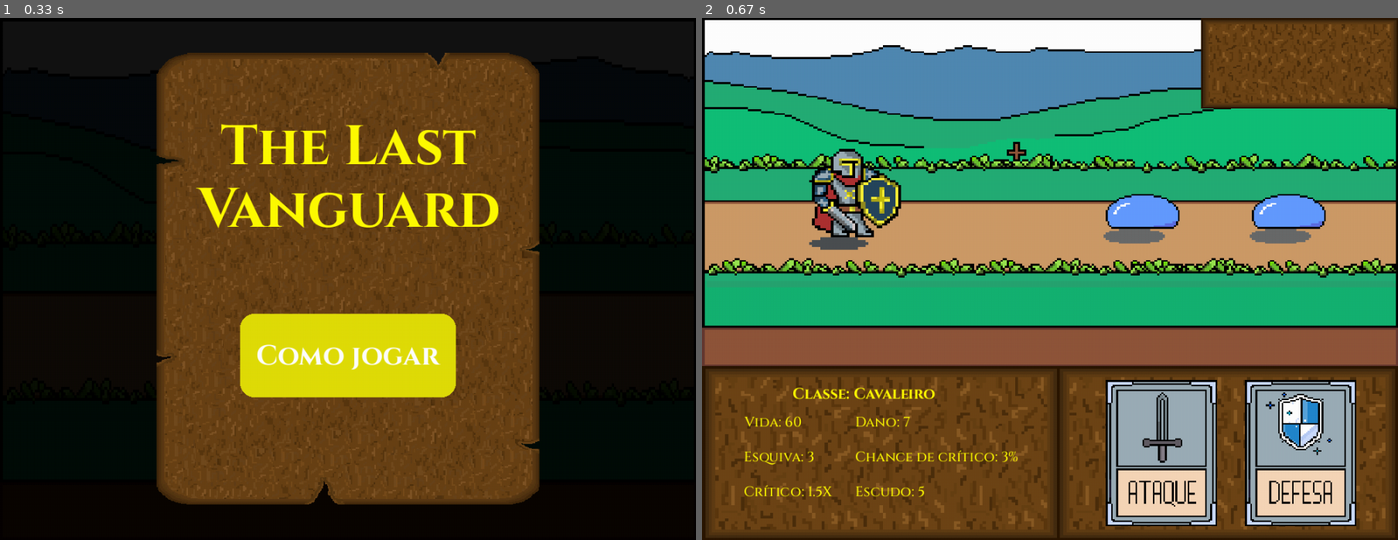
Above: before the commit, frames 1-2 (left to right).
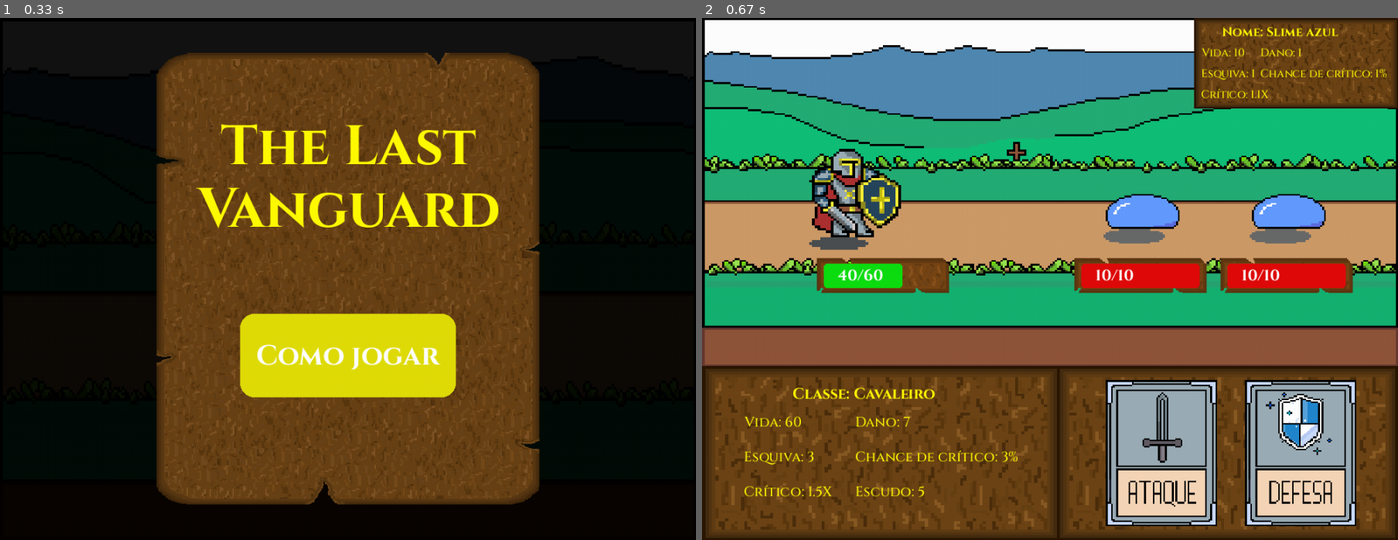
Above: after the commit, the same moments.

Repository: HenrykGabriel/Jogo-de-turno-Pygame
Game: pygame game, started from main.py
The game is run twice, just before and just after one commit, with the same random seed, the same clock (stepped at 60 frames per second) and the same inputs.
Inputs (mouse positions are in pixels of both pictures, inside the frame that each line leads up to):
- Up to frame 1 (0.33 s): no input
- Up to frame 2 (0.67 s): click (1050, 419) at 0.38 s

Frame 1 is identical in both runs. In frame 2, 5.0% of the frame differs, in the area x 16-99%, y 0-53%.

Commit message:
barra de vida dos personagens

Diff:
--- a/cavaleiro.py
+++ b/cavaleiro.py
@@ -8,7 +8,9 @@
 
         self.caminho_imagem = "assets/cavaleiro/Cavaleiro.png"
 
-        self.vida = 60
+        self.vida_maxima = 60
+
+        self.vida = self.vida_maxima
 
         self.dano = 7
 
--- a/combate.py
+++ b/combate.py
@@ -12,6 +12,7 @@
         self.texto_normal = self.fontes.texto_normal
         self.texto_pequeno = self.fontes.texto_pequeno
         self.texto_normal_bold = self.fontes.texto_normal_bold
+        self.texto_pequeno_bold = self.fontes.texto_pequeno_bold
 
         self.turno = "jogador"
 
@@ -36,18 +37,20 @@
 
         #  PAINEIS ------------------------------------------------------
         self.img_painel = pygame.image.load("assets/cenarios/painel.png").convert_alpha()
-
         self.painel = pygame.transform.scale(self.img_painel, (self.larg_painel, self.alt_painel))
-
         self.painel_rect = self.painel.get_rect(bottom=alt_tela)
 
         self.img_painel_menor = pygame.image.load("assets/cenarios/painel_menor.png").convert_alpha()
-
-        self.painel_menor = pygame.transform.scale(self.img_painel_menor, ((self.larg_painel//3)-50, self.alt_painel - 120))
+        self.painel_menor = pygame.transform.scale(self.img_painel_menor, ((self.larg_painel//3)-40, self.alt_painel - 120))
 
         self.painel_menor_rect = self.painel_menor.get_rect()
-
         self.painel_menor_rect.topright = self.cenario_rect.topright
+
+        self.img_barra_vida = pygame.image.load("assets/cenarios/barra_vida.png").convert_alpha()
+        self.barra_vida = pygame.transform.scale(self.img_barra_vida, (190, 50))
+        self.barra_vida_rect = self.barra_vida.get_rect()
+        self.barra_vida_rect.y = self.alt_cenario // 2 + 95
+
         # -------------------------------------
 
         self.jogador.rect = self.jogador.imagem.get_rect()
@@ -67,7 +70,7 @@
                             self.painel_rect.top + 40
                         ))
 
-        self.jogador_vida = self.texto_normal.render(f"Vida: {self.jogador.vida}", True, (255, 251, 0))
+        self.jogador_vida = self.texto_normal.render(f"Vida: {self.jogador.vida_maxima}", True, (255, 251, 0))
         self.jogador_vida_rect = self.jogador_vida.get_rect(
                     midleft=(
                             self.painel_rect.left + 60,
@@ -134,22 +137,28 @@
 
     def draw(self, janela, cenario_atual):
 
+        inimigo = self.inimigos[0]
+
+        self.jogador.vida = 40
+
         if cenario_atual == "Campo aberto":
             janela.blit(self.campo_aberto, (0, 0))
 
         janela.blit(self.painel, (0, self.alt_cenario))
 
         self.jogador.draw(janela)
+        self.draw_barra_vida(janela, self.jogador, (14, 222, 17))
 
         for inimigo in self.inimigos:
 
             inimigo.draw(janela)
+            self.draw_barra_vida(janela, inimigo, (224, 11, 11))
 
         self.draw_atributos(janela)
 
         self.draw_cartas(janela)
 
-        self.draw_atributos_inimigo(janela)
+        self.draw_atributos_inimigo(janela, inimigo)
 
     def posicionar_inimigos(self):
 
@@ -184,6 +193,98 @@
 
         janela.blit(self.carta_defesa, self.carta_defesa_rect)
 
-    def draw_atributos_inimigo(self, janela):
+    def draw_atributos_inimigo(self, janela, inimigo):
 
         janela.blit(self.painel_menor, self.painel_menor_rect)
+
+        inimigo_nome = self.texto_pequeno_bold.render(f"Nome: {inimigo.nome}", True, (255, 251, 0))
+        inimigo_nome_rect = inimigo_nome.get_rect(
+                    midleft=(
+                            self.painel_menor_rect.left + 40,
+                            self.painel_menor_rect.top + 20
+                        ))
+
+        inimigo_vida = self.texto_pequeno.render(f"Vida: {inimigo.vida_maxima}", True, (255, 251, 0))
+        inimigo_vida_rect = inimigo_vida.get_rect(
+                    midleft=(
+                            self.painel_menor_rect.left + 10,
+                            self.painel_menor_rect.top + 50
+                        ))
+
+        inimigo_dano = self.texto_pequeno.render(f"Dano: {inimigo.dano}", True, (255, 251, 0))
+        inimigo_dano_rect = inimigo_dano.get_rect(
+                    midleft=(
+                            self.painel_menor_rect.left + 95,
+                            self.painel_menor_rect.top + 50
+                        ))
+
+        inimigo_esquiva = self.texto_pequeno.render(f"Esquiva: {inimigo.esquiva}", True, (255, 251, 0))
+        inimigo_esquiva_rect = inimigo_esquiva.get_rect(
+                    midleft=(
+                            self.painel_menor_rect.left + 10,
+                            self.painel_menor_rect.top + 80
+                        ))
+
+        inimigo_chance_critico = self.texto_pequeno.render(f"Chance de crítico: {inimigo.chance_critico}%", True, (255, 251, 0))
+        inimigo_chance_critico_rect = inimigo_chance_critico.get_rect(
+                    midleft=(
+                            self.painel_menor_rect.left + 95,
+                            self.painel_menor_rect.top + 80
+                        ))
+
+        inimigo_critico = self.texto_pequeno.render(f"Crítico: {inimigo.critico}X", True, (255, 251, 0))
+        inimigo_critico_rect = inimigo_critico.get_rect(
+                    midleft=(
+                            self.painel_menor_rect.left + 10,
+                            self.painel_menor_rect.top + 110
+                        ))
+
+        janela.blit(inimigo_nome, inimigo_nome_rect)
+        janela.blit(inimigo_vida, inimigo_vida_rect)
+        janela.blit(inimigo_dano, inimigo_dano_rect)
+        janela.blit(inimigo_esquiva, inimigo_esquiva_rect)
+        janela.blit(inimigo_chance_critico, inimigo_chance_critico_rect)
+        janela.blit(inimigo_critico, inimigo_critico_rect)
+
+
+    def draw_barra_vida(self, janela, personagem, cor):
+
+        self.barra_vida_rect = self.barra_vida.get_rect(
+            midtop=(
+                personagem.rect.centerx,
+                self.barra_vida_rect.y
+            )
+        )
+
+        area_vida = pygame.Rect(
+            self.barra_vida_rect.left + 10,
+            self.barra_vida_rect.top + 8,
+            170,
+            35
+        )
+
+
+
+        porcentagem = personagem.vida / personagem.vida_maxima
+
+        largura_vida = area_vida.width * porcentagem
+
+        vida_rect = pygame.Rect(
+            area_vida.left,
+            area_vida.top,
+            largura_vida,
+            area_vida.height
+        )
+
+        vida_vida_maxima = self.texto_normal_bold.render(f"{personagem.vida}/{personagem.vida_maxima}", True, (255, 255, 255))
+        vida_vida_maxima_rect = vida_vida_maxima.get_rect(
+                midleft=(
+                        self.barra_vida_rect.left + 30,
+                        self.barra_vida_rect.centery
+                    ))
+
+        janela.blit(self.barra_vida, self.barra_vida_rect)
+
+        pygame.draw.rect(janela, cor, vida_rect, 0, 5)
+
+        janela.blit(vida_vida_maxima, vida_vida_maxima_rect)
--- a/fontes.py
+++ b/fontes.py
@@ -11,4 +11,6 @@
 
         self.texto_normal = pygame.font.Font("fonts/Cinzel-Medium.ttf", 20)
 
+        self.texto_pequeno_bold = pygame.font.Font("fonts/Cinzel-Bold.ttf", 18)
+
         self.texto_pequeno = pygame.font.Font("fonts/Cinzel-Medium.ttf", 16)
--- a/inimigos.py
+++ b/inimigos.py
@@ -11,7 +11,8 @@
         self.qtd_frames = qtd_frames
 
         # Atributos
-        self.vida = vida
+        self.vida_maxima = vida
+        self.vida = self.vida_maxima
         self.dano = dano
         self.esquiva = esquiva
         self.chance_critico = chance_critico
--- a/jogador.py
+++ b/jogador.py
@@ -11,6 +11,7 @@
         self.qtd_frames = classe.qtd_frames
 
         # Atributos
+        self.vida_maxima = classe.vida_maxima
         self.vida = classe.vida
         self.dano = classe.dano
         self.esquiva = classe.esquiva
Binary file added: assets/cenarios/barra_vida.png
